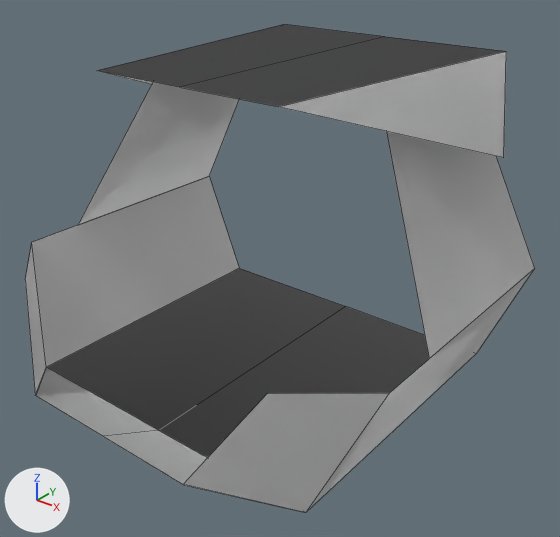
Renders of the Blender file models.blend from each side of a commit.
Rendered twice from a 50 mm camera at (0.0888, -0.1208, 0.0532) aimed at (0.005, -0.0161, -0.0117). The axes (+X, +Y, +Z) are drawn at lower left. The lights are the same throughout. Mesh edges are drawn as thin lines.

Names of what the first picture shows: 'Cockpit'.
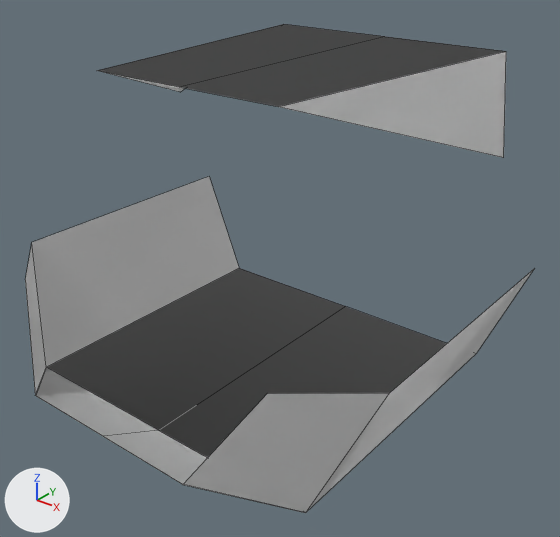
Edits to the scene script, one JSON object a line:
```json
{"block": "me_cube_002", "where": "me_cube_002.from_pydata(...)  # 21 vertices, 7 faces; spans x -0.0429..0.0, y -0.0572..0.0258, z -0.035..0.0257"}
{"block": "me_cube_002", "where": "# used by ob_cockpit; location = (0.0, 0.0, 0.0)"}
{"block": "me_cube_002", "change": "me_cube_002 part 1: the loose piece of 4 vertices spanning x -0.0429..-0.0256, y -0.0264..0.015, z -0.0119..0.0218 is deleted"}
```

Changed parts and their boxes (x1, y1, x2, y2) in the pictures (560 x 537 px):
```json
{"object": "Cockpit", "change": "reshaped", "before": [25, 24, 535, 513], "after": [25, 24, 534, 513]}
{"part": 1, "of": "me_cube_002", "change": "deleted", "before": [78, 82, 535, 359]}
```
